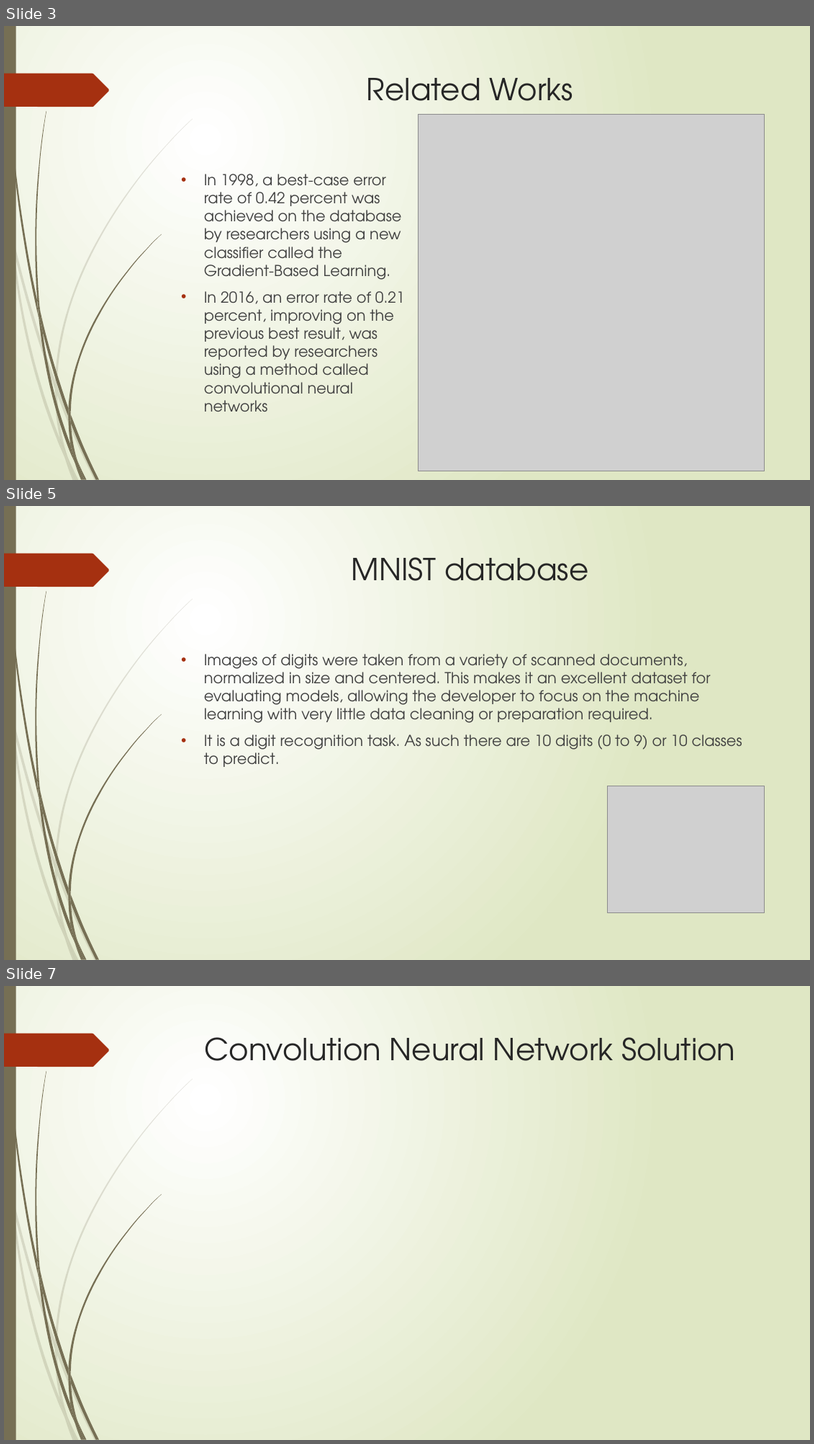
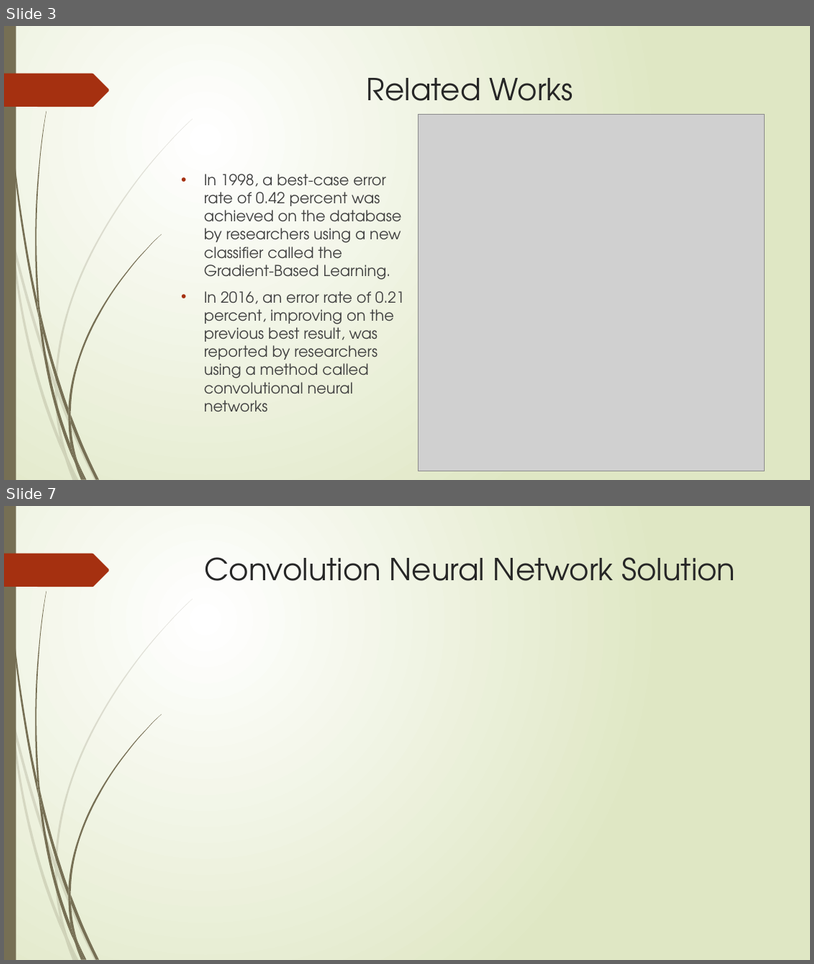
Before and after one commit to lx2054807/handwriting-number-recognition-, a slide deck: Handwriting Number Recognition 1.0.pptx. Shown one above the other, each under a label of ours: slides 3, 5 and 7 before the commit, slides 3 and 7 after it; the slides between them are not shown. The pictures are 814x1444 and 814x964 pixels, drawn with LibreOffice and Linux fonts; fonts in the diff are those of the drawing; grey boxes stand for pictures. Boxes give left, top, right and bottom in pixels: in the first picture for what was removed or moved away, otherwise in the second. Text is boxed around its words. In the diff, an @@ line names an element or a change of style, - is before the commit and + after.

```diff
--- a/Handwriting Number Recognition 1.0.pptx
+++ b/Handwriting Number Recognition 1.0.pptx
@@ slide 5 removed at [4,506,810,960], background gradient #FFFFFF to #DFE8C4; not listed: 24 template elements that a slide beside it also shows @@
@@ title removed at [352,557,589,581] @@
-MNIST database
@@ text removed at [204,654,743,767] @@
-• Images of digits were taken from a variety of scanned documents, normalized in size and centered. This makes it an excellent dataset for evaluating models, allowing the developer to focus on the machine learning with very little data cleaning or preparation required.
-• It is a digit recognition task. As such there are 10 digits (0 to 9) or 10 classes to predict.
@@ picture removed at [608,785,765,912] @@
```
Also in this commit, not shown: 2 slides changed, 1 slide added, 2 other files.
